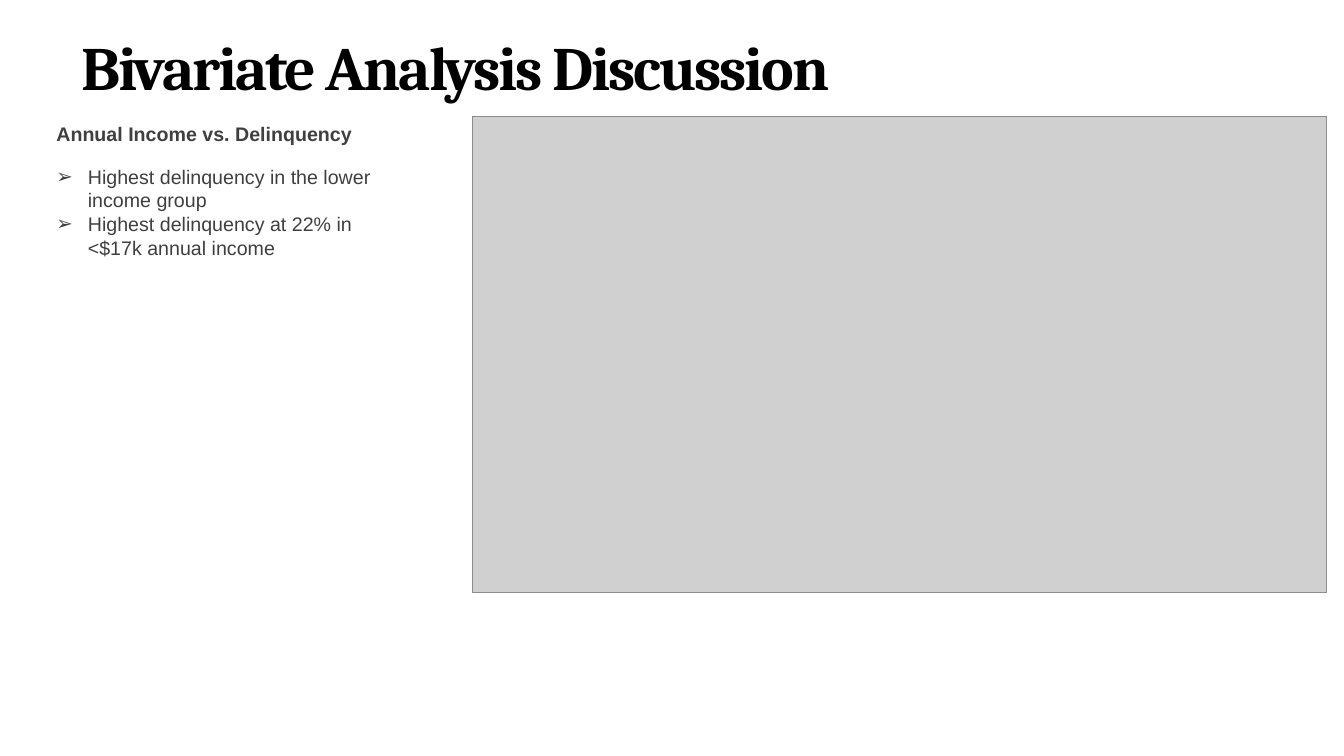
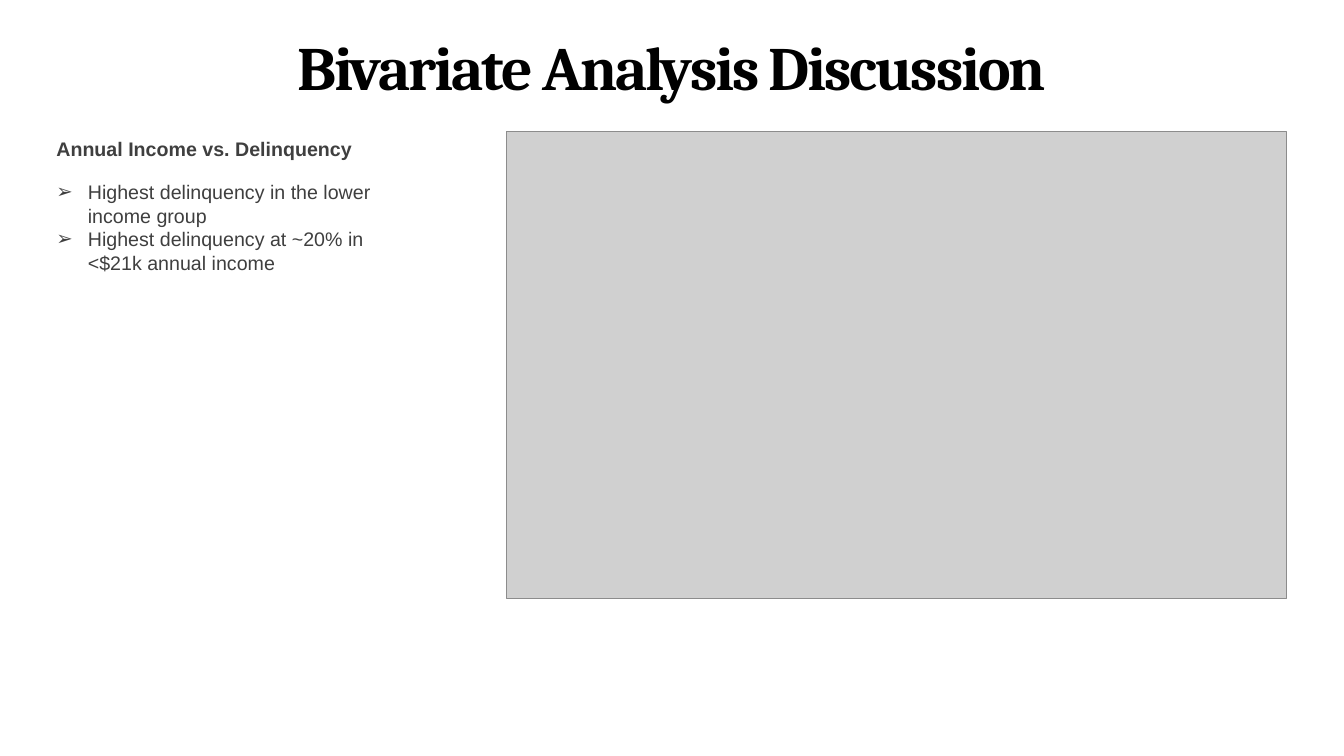
Before and after one commit to pjsurve/Lending-club-case-study, a slide deck: slide 15 of Lending Club Case Study - Upgrad (1).pptx (slide 7 before the commit). Drawn at 1344x756 pixels with LibreOffice and Linux fonts; fonts in the diff are those of the drawing; grey boxes stand for pictures. Boxes give left, top, right and bottom in pixels: in the first picture for what was removed or moved away, otherwise in the second. Text is boxed around its words. In the diff, an @@ line names an element or a change of style, - is before the commit and + after.

```diff
--- a/Lending Club Case Study - Upgrad (1).pptx
+++ b/Lending Club Case Study - Upgrad (1).pptx
@@ text "Bivariate Analysis Discussion" at [298, 47, 1046, 103]: alignment left to centre @@
@@ text "Annual Income vs. Delinquency": place and size @@
-text "Annual Income vs. Delinquency" at [56, 126, 352, 145]
+text "Annual Income vs. Delinquency" at [56, 141, 352, 160]
@@ picture: place and size @@
-picture at [473, 117, 1327, 593]
+picture at [507, 132, 1288, 599]
@@ text "Highest delinquency in the lower ...": place and size @@
-text "Highest delinquency in the lower ..." at [88, 169, 370, 257]
+text "Highest delinquency in the lower ..." at [88, 184, 370, 272]
@@ text at [88, 231, 363, 272]: text changed @@
-➢ Highest delinquency at 22% in <$17k annual income
+➢ Highest delinquency at ~20% in <$21k annual income
```
Also in this commit, not shown: 6 other slides changed, 5 slides added, 1 slide removed, 1 other file.
